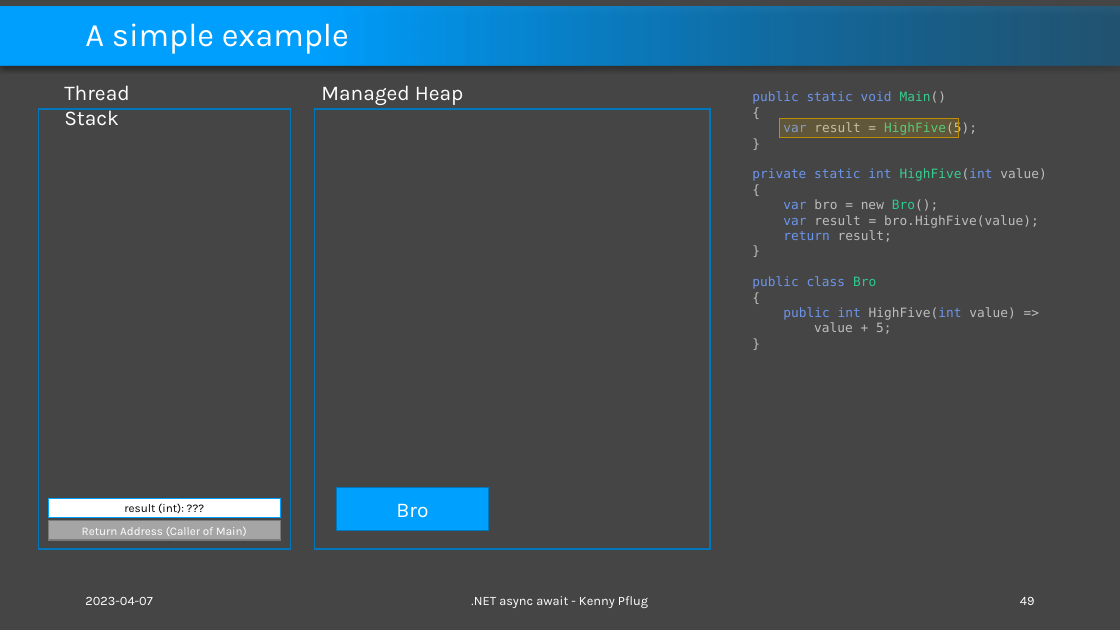
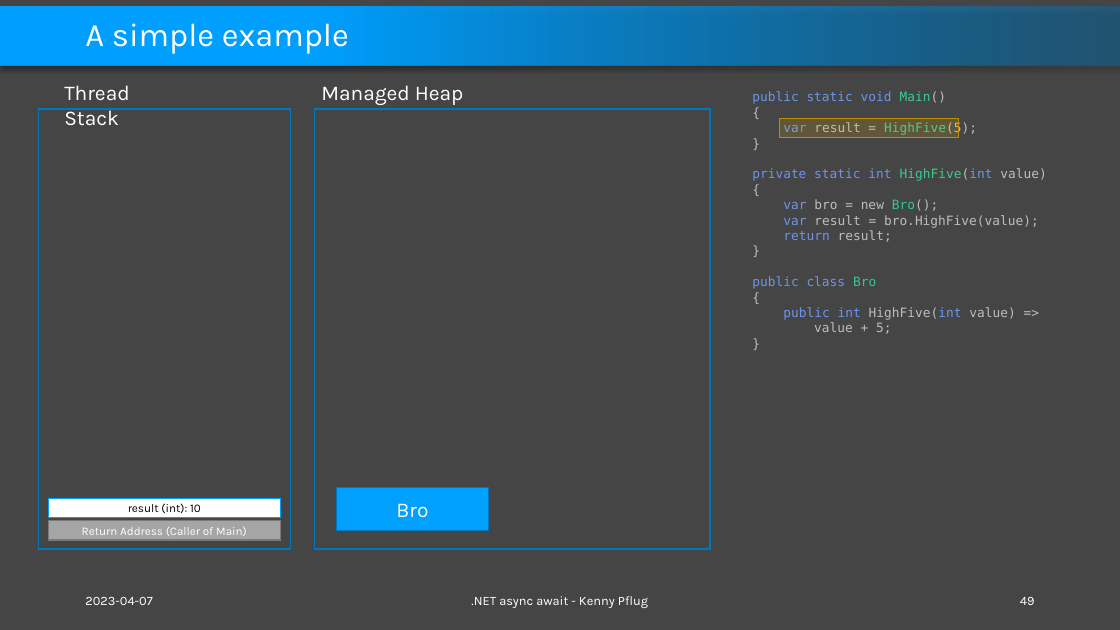
Before and after one commit to feO2x/DotNetAsyncAwaitInDepth, a slide deck: slide 49 of .NET Async Await - In Depth.pptx. Drawn at 1120x630 pixels with LibreOffice and Linux fonts; fonts in the diff are those of the drawing. Boxes give left, top, right and bottom in pixels: in the first picture for what was removed or moved away, otherwise in the second. Text is boxed around its words. In the diff, an @@ line names an element or a change of style, - is before the commit and + after.

Commit message:
fixed memory images

```diff
--- a/.NET Async Await - In Depth.pptx
+++ b/.NET Async Await - In Depth.pptx
@@ text in rectangle at (128,503,201,513): text changed @@
-result (int): ???
+result (int): 10
```
